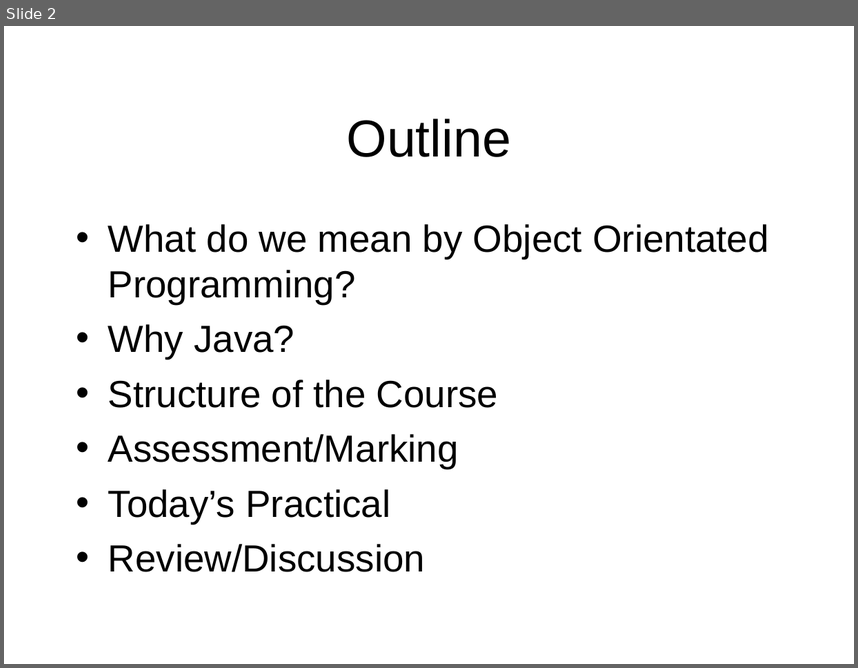
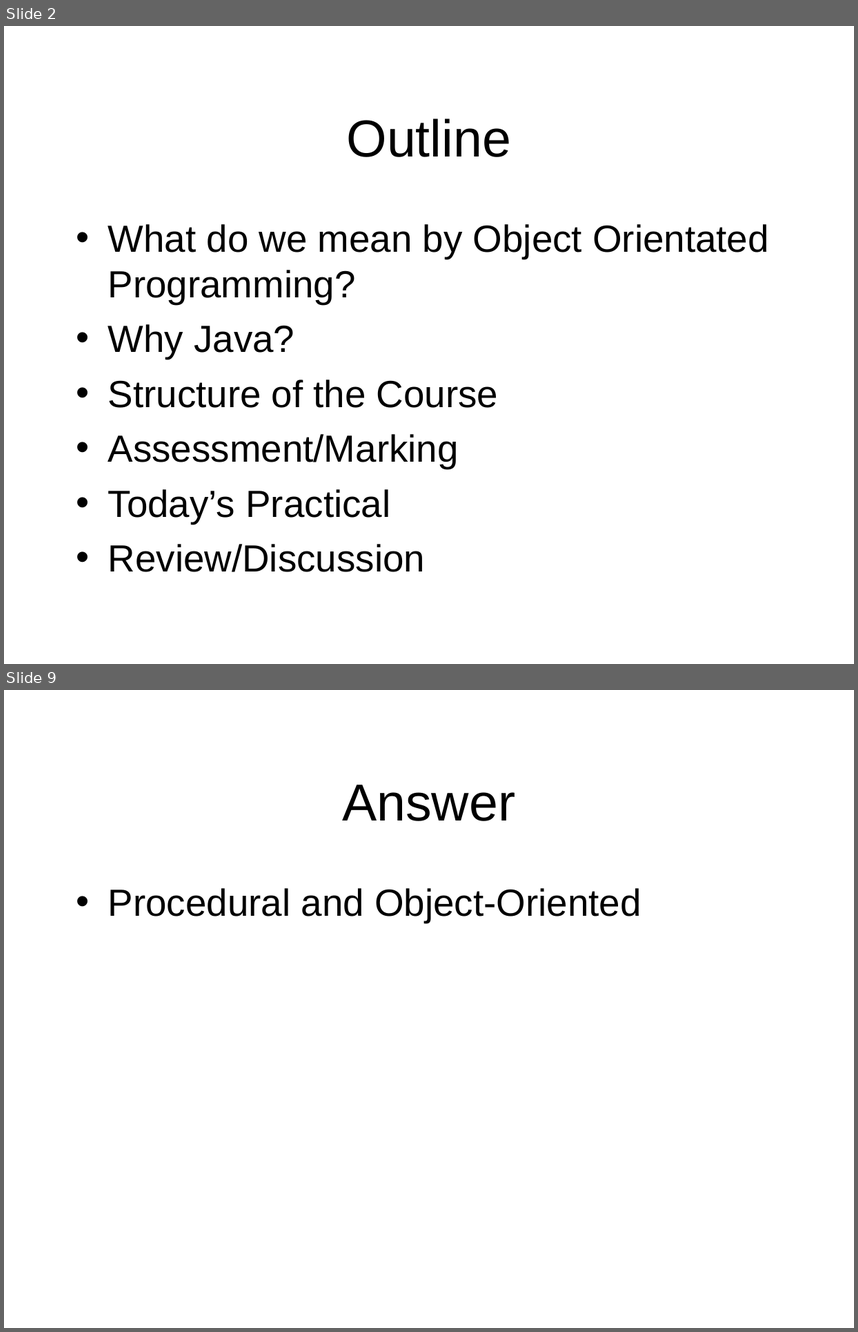
Before and after one commit to octaviordz/zjnu2017.github.io, a slide deck: OOP/lectures/010--Introduction.ppt. Shown one above the other, each under a label of ours: slide 2 before the commit, slides 2 and 9 after it; the slides between them are not shown. The pictures are 858x668 and 858x1332 pixels, drawn with LibreOffice and Linux fonts; fonts in the diff are those of the drawing. Boxes give left, top, right and bottom in pixels: in the first picture for what was removed or moved away, otherwise in the second. Text is boxed around its words. In the diff, an @@ line names an element or a change of style, - is before the commit and + after.

```diff
--- a/OOP/lectures/010--Introduction.ppt
+++ b/OOP/lectures/010--Introduction.ppt
@@ slide 9 added at [4, 690, 854, 1328], background #FFFFFF @@
@@ title added at [342, 785, 515, 821], 44 pt, text #000000 @@
+Answer
@@ text added at [108, 888, 641, 923], 32 pt, text #000000 @@
+• Procedural and Object-Oriented
```
Also in this commit, not shown: 2 slides changed, 7 other slides added, 1 other file.
